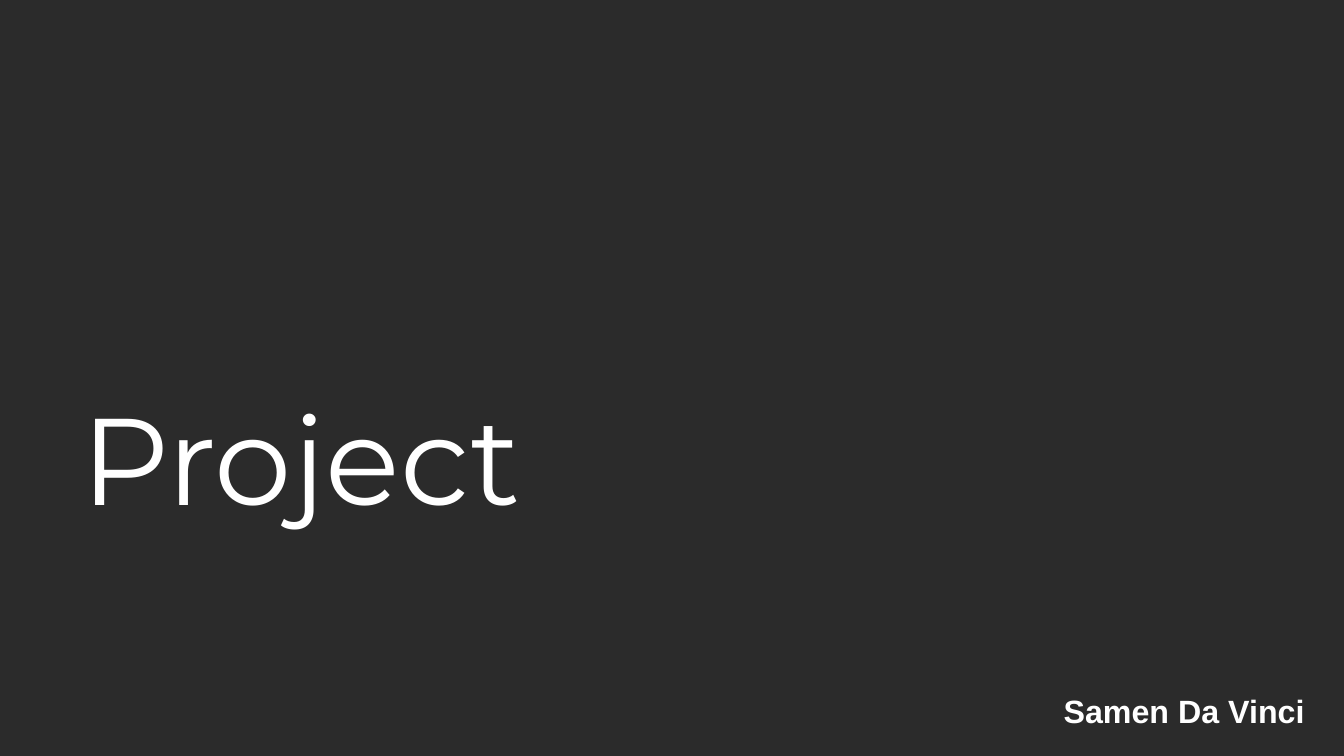
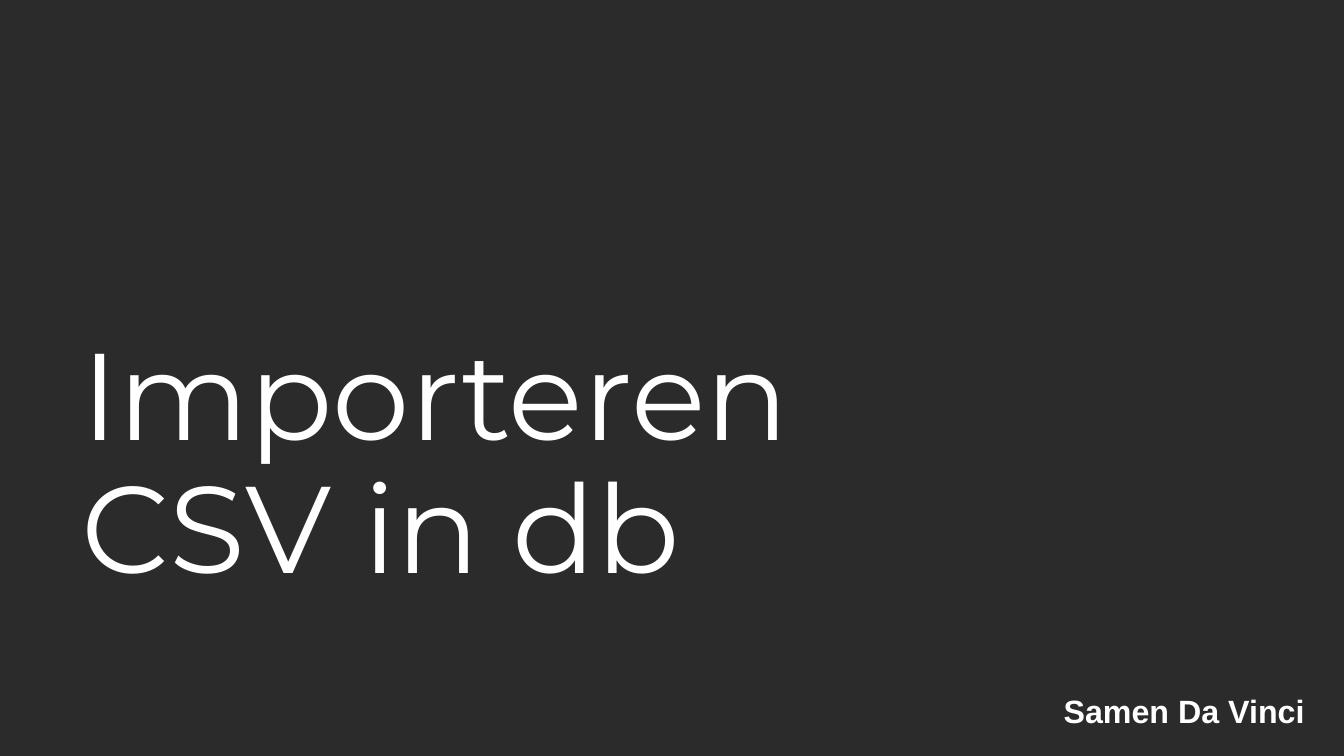
Before and after one commit to ArjanKam/Onderwijs, a slide deck: slide 1 of L02P03 - Smartlab IOT - Databases/L02P03 - Week 04 - WorldWeather.pptx. Drawn at 1344x756 pixels with LibreOffice and Linux fonts; fonts in the diff are those of the drawing; background and template pictures are left out; a plain dark background stands for a picture behind light text. Boxes give left, top, right and bottom in pixels: in the first picture for what was removed or moved away, otherwise in the second. Text is boxed around its words. In the diff, an @@ line names an element or a change of style, - is before the commit and + after.

```diff
--- a/L02P03 - Smartlab IOT - Databases/L02P03 - Week 04 - WorldWeather.pptx
+++ b/L02P03 - Smartlab IOT - Databases/L02P03 - Week 04 - WorldWeather.pptx
@@ title at (82,353,789,574): text changed @@
-Project
+Importeren CSV in db
```
Also in this commit, not shown: 27 slides added, 1 slide removed, 4 other files.
